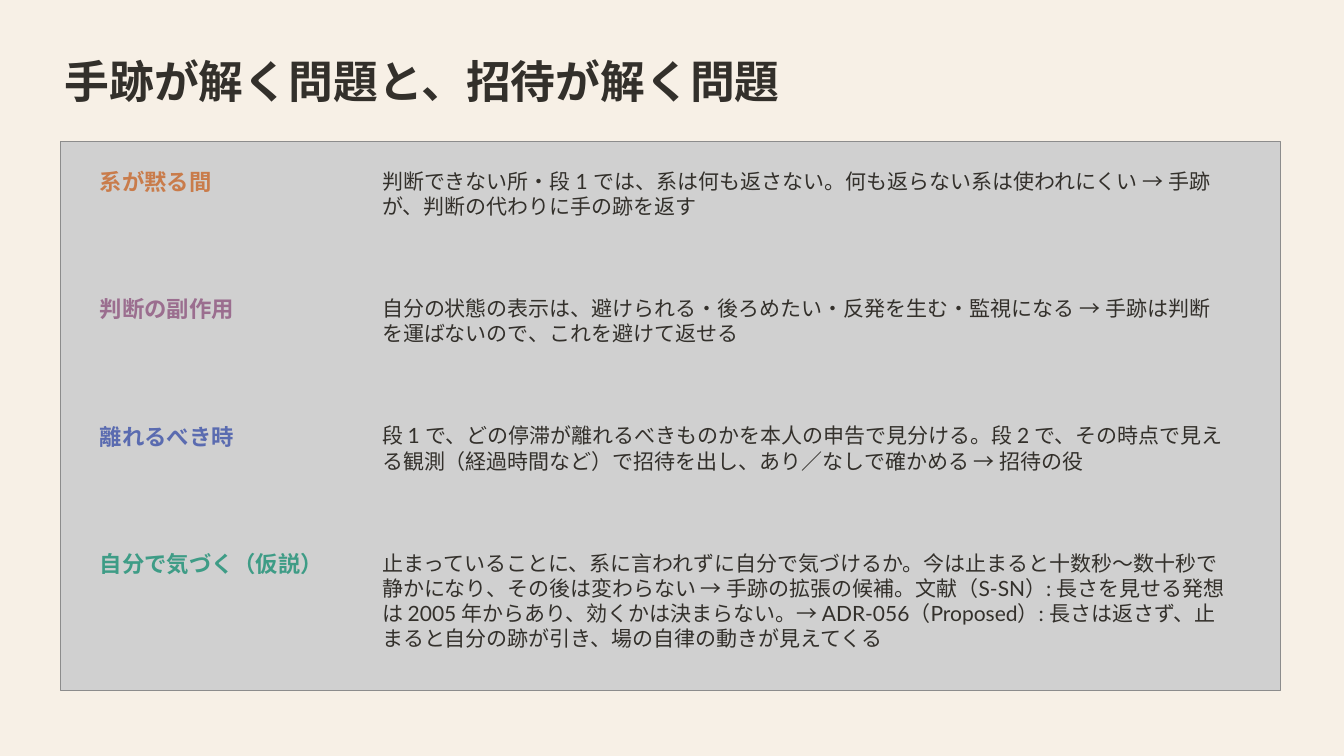
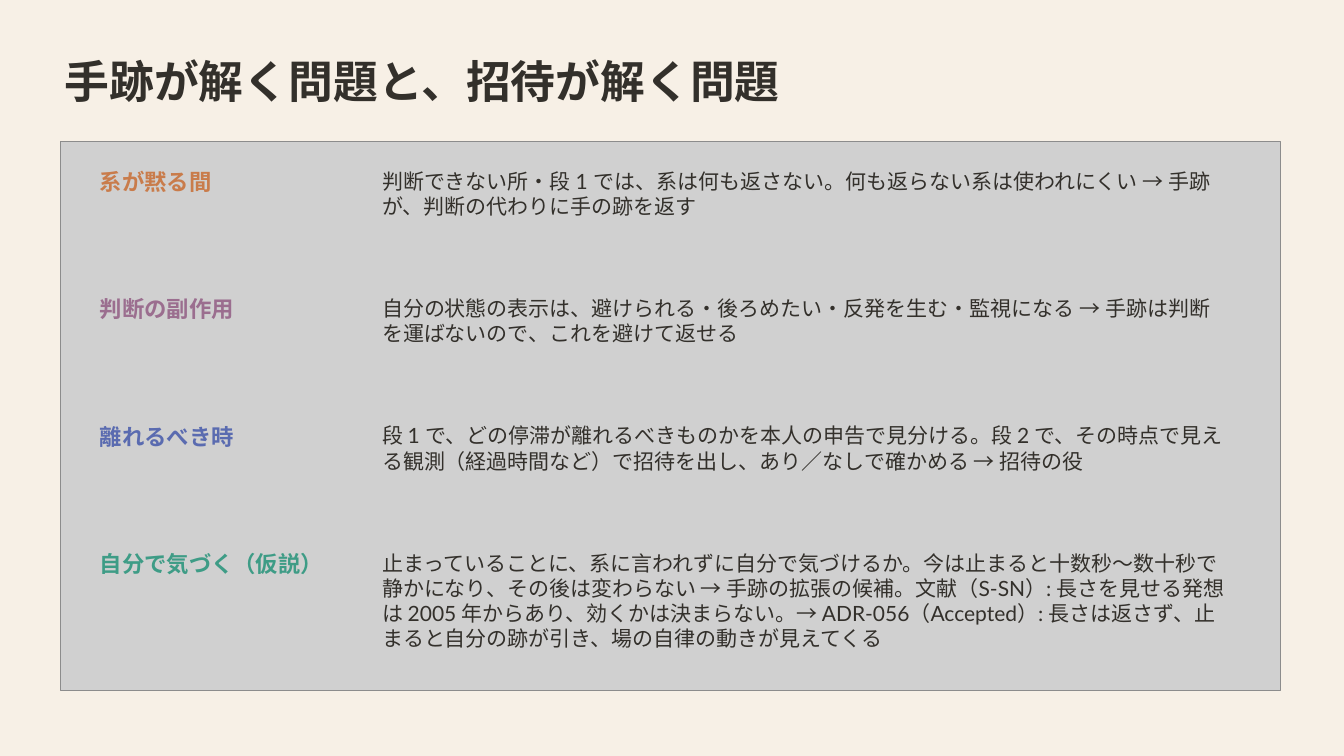
Before and after one commit to mikotomiura/GSE-prototype, a slide deck: slide 6 of docs/slides/project-overview/GSE_handmark_design.pptx. Drawn at 1344x756 pixels with LibreOffice and Linux fonts; fonts in the diff are those of the drawing; grey boxes stand for pictures. Boxes give left, top, right and bottom in pixels: in the first picture for what was removed or moved away, otherwise in the second. Text is boxed around its words. In the diff, an @@ line names an element or a change of style, - is before the commit and + after.

```diff
--- a/docs/slides/project-overview/GSE_handmark_design.pptx
+++ b/docs/slides/project-overview/GSE_handmark_design.pptx
@@ text at box(382, 553, 1225, 648): text changed @@
-止まっていることに、系に言われずに自分で気づけるか。今は止まると十数秒〜数十秒で静かになり、その後は変わらない → 手跡の拡張の候補。文献（S-SN）: 長さを見せる発想は 2005 年からあり、効くかは決まらない。→ ADR-056（Proposed）: 長さは返さず、止まると自分の跡が引き、場の自律の動きが見えてくる
+止まっていることに、系に言われずに自分で気づけるか。今は止まると十数秒〜数十秒で静かになり、その後は変わらない → 手跡の拡張の候補。文献（S-SN）: 長さを見せる発想は 2005 年からあり、効くかは決まらない。→ ADR-056（Accepted）: 長さは返さず、止まると自分の跡が引き、場の自律の動きが見えてくる
```
Also in this commit, not shown: 5 other files.
